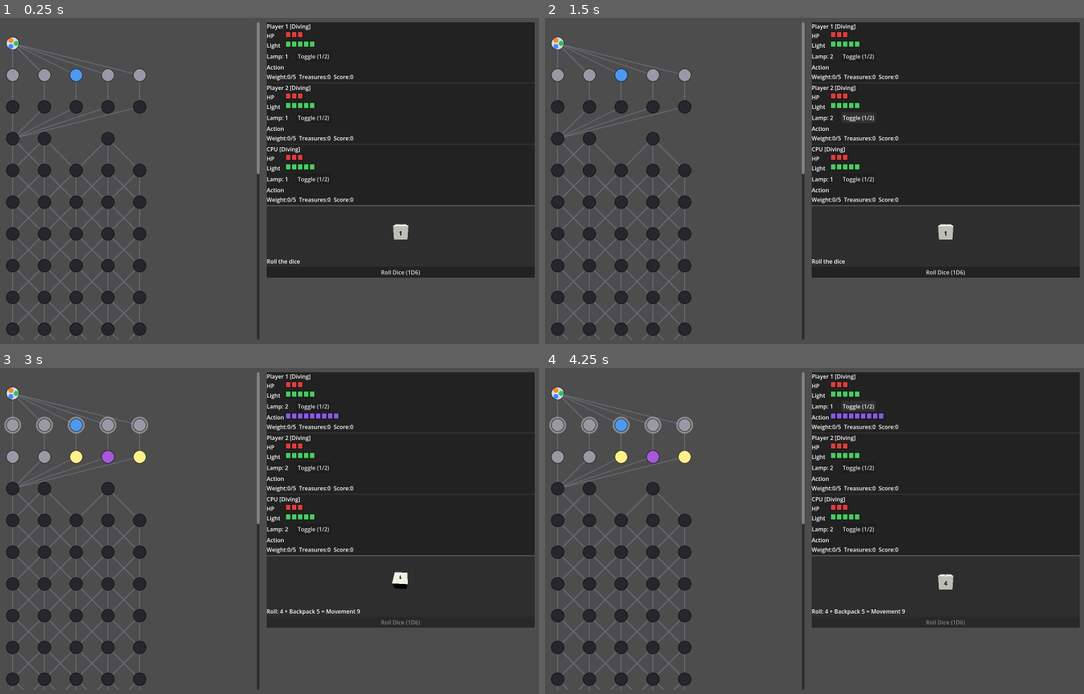
Above: before the commit, frames 1-4 (two rows, left to right).
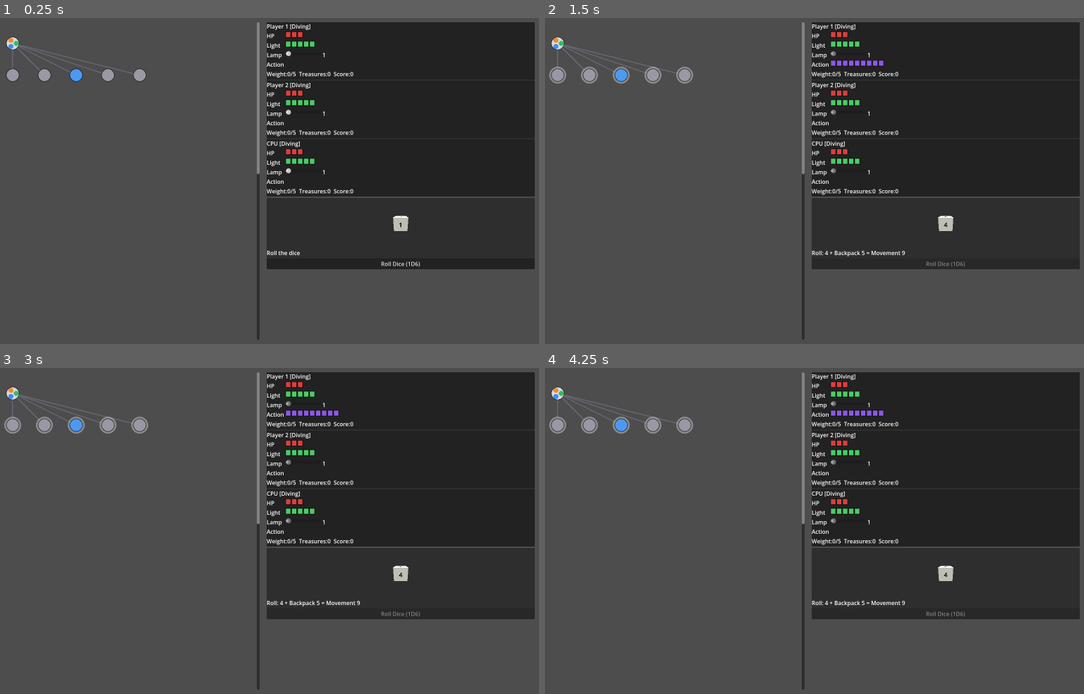
Above: after the commit, the same moments.

Repository: dandan62/gamejam
Game: Godot game, scene res://scenes/Main.tscn
Two runs of this game, one before a commit and one after it. Both use one fixed random seed, a clock stepped at 60 frames per second and the inputs below.
Inputs (mouse positions are in pixels of both pictures, inside the frame that each line leads up to):
- Up to frame 1 (0.25 s): no input
- Up to frame 2 (1.5 s): click "Toggle (1/2)" (after the commit: "Roll Dice (1D6)") at 0.5 s; click (857, 119) at 1.25 s, where only the run before the commit has a clickable "Toggle (1/2)"
- Up to frame 3 (3 s): click (312, 527) at 2 s, where only the run before the commit has a clickable "Toggle (1/2)"; click (398, 622) at 2.75 s, where only the run before the commit has a clickable "Roll Dice (1D6)"
- Up to frame 4 (4.25 s): click (857, 407) at 3.5 s, where only the run before the commit has a clickable "Toggle (1/2)"

The runs differ from the first frame. In frame 1, 8.5% of the frame differs, in the area x 1-100%, y 10-99%; in frame 2, 9.0%, in the area x 0-100%, y 10-99%; in frame 3, 8.8%; in frame 4, 8.8%.

Commit message:
lamp slider system + true dark

Diff:
--- a/scenes/Board.gd
+++ b/scenes/Board.gd
@@ -116,20 +116,25 @@
 	for node in map_graph.get_all_nodes():
 		var n: MapNodeDef = node
 		var from_pos: Vector2 = node_positions[n.id]
+		var from_visible: bool = visible_node_ids.is_empty() or visible_node_ids.has(n.id)
 		for next_id in n.forward_connections:
-			if node_positions.has(next_id):
+			if not node_positions.has(next_id):
+				continue
+			var to_visible: bool = visible_node_ids.is_empty() or visible_node_ids.has(next_id)
+			if from_visible and to_visible:
 				draw_line(from_pos, node_positions[next_id], Color(0.4, 0.4, 0.45), 3.0)
 
 	for node in map_graph.get_all_nodes():
 		var n: MapNodeDef = node
 		var pos: Vector2 = node_positions[n.id]
 		var is_visible: bool = visible_node_ids.is_empty() or visible_node_ids.has(n.id)
-		var color := _tile_color(n) if is_visible else Color(0.15, 0.15, 0.18)
+		if not is_visible:
+			continue
 		if highlighted_forward.has(n.id):
 			draw_circle(pos, NODE_RADIUS + 6, Color(1, 1, 1, 0.35))
 		elif highlighted_backward.has(n.id):
 			draw_circle(pos, NODE_RADIUS + 6, Color(0.3, 0.6, 1.0, 0.35))
-		draw_circle(pos, NODE_RADIUS, color)
+		draw_circle(pos, NODE_RADIUS, _tile_color(n))
 		draw_circle(pos, NODE_RADIUS, Color(0, 0, 0, 0.6), false, 2.0)
 
 	var players: Array = GameManager.players
--- a/scenes/Main.gd
+++ b/scenes/Main.gd
@@ -38,6 +38,7 @@
 	hud = HUD.new()
 	side_panel.add_child(hud)
 	hud.setup(GameManager.players)
+	GameManager.hud = hud
 
 	dice_ui = DiceUI.new()
 	side_panel.add_child(dice_ui)
@@ -94,6 +95,7 @@
 func _on_turn_started(player: PlayerState) -> void:
 	dice_ui.set_enabled(not player.is_cpu)
 	hud.set_movement(player, 0, 0)
+	hud.refresh_lamp(GameManager.players)
 	_close_all_prompts()
 	_refresh_all()
 
--- a/scenes/ui/HUD.gd
+++ b/scenes/ui/HUD.gd
@@ -14,6 +14,9 @@
 var _action_gauges: Array = []      # Array[SegmentGauge]
 var _detail_labels: Array = []      # Array[Label]
 var _treasure_rows: Array = []      # Array[HBoxContainer]
+
+var _lamp_sliders: Array = []
+var _lamp_labels: Array = []
 
 var _movement_by_player: Dictionary = {}  # player.id -> {"remaining": int, "total": int}
 
@@ -63,19 +66,29 @@
 
 		var lamp_row := HBoxContainer.new()
 		col.add_child(lamp_row)
-		var lamp_label := Label.new()
-		lamp_label.text = "Lamp: 1"
-		lamp_label.custom_minimum_size = Vector2(80, 0)
-		lamp_row.add_child(lamp_label)
-		var lamp_btn := Button.new()
-		lamp_btn.text = "Toggle (1/2)"
-		var captured_player: PlayerState = _p  # capture the loop variable
-		var captured_label: Label = lamp_label
-		lamp_btn.pressed.connect(func():
-			captured_player.lamp_level = 2 if captured_player.lamp_level == 1 else 1
-			captured_label.text = "Lamp: %d" % captured_player.lamp_level
+		var lamp_tag := Label.new()
+		lamp_tag.text = "Lamp"
+		lamp_tag.custom_minimum_size = Vector2(50, 0)
+		lamp_row.add_child(lamp_tag)
+		var lamp_slider := HSlider.new()
+		lamp_slider.min_value = 1
+		lamp_slider.max_value = 3
+		lamp_slider.step = 1
+		lamp_slider.value = 1
+		lamp_slider.custom_minimum_size = Vector2(100, 0)
+		lamp_row.add_child(lamp_slider)
+		var lamp_val_label := Label.new()
+		lamp_val_label.text = "1"
+		lamp_val_label.custom_minimum_size = Vector2(20, 0)
+		lamp_row.add_child(lamp_val_label)
+		var captured_player: PlayerState = _p
+		var captured_label: Label = lamp_val_label
+		lamp_slider.value_changed.connect(func(val: float):
+			captured_player.lamp_level = int(val)
+			captured_label.text = str(int(val))
 		)
-		lamp_row.add_child(lamp_btn)
+		_lamp_sliders.append(lamp_slider)
+		_lamp_labels.append(lamp_val_label)
 
 		var action_row := HBoxContainer.new()
 		col.add_child(action_row)
@@ -162,3 +175,12 @@
 		box.add_child(lbl)
 
 	return box
+
+func set_lamp_sliders_disabled(disabled: bool) -> void:
+	for slider in _lamp_sliders:
+		slider.editable = not disabled
+
+func refresh_lamp(players: Array) -> void:
+	for i in range(players.size()):
+		_lamp_sliders[i].value = players[i].lamp_level
+		_lamp_labels[i].text = str(players[i].lamp_level)
--- a/scripts/autoload/GameManager.gd
+++ b/scripts/autoload/GameManager.gd
@@ -13,6 +13,7 @@
 var current_player_index: int = 0
 var round_number: int = 1
 var board: Board = null
+var hud = null
 
 func start_new_game(map_name: String = "") -> void:
 	players.clear()
--- a/scripts/core/TurnManager.gd
+++ b/scripts/core/TurnManager.gd
@@ -67,6 +67,7 @@
 	# ADD THESE TWO LINES
 	var visible_ids := GameManager.map_graph.get_visible_node_ids(player.current_node_id, player.lamp_level)
 	GameManager.board.set_visible_nodes(visible_ids)
+	GameManager.hud.set_lamp_sliders_disabled(false)
 
 	state = State.WAITING_ROLL
 	turn_started.emit(player)
@@ -77,6 +78,7 @@
 func roll_dice() -> void:
 	if state != State.WAITING_ROLL:
 		return
+	GameManager.hud.set_lamp_sliders_disabled(true)
 	var player := GameManager.get_current_player()
 	var die := DiceRoller.roll_1d6()
 	var backpack_space := player.get_weight_capacity() - player.get_total_weight()
